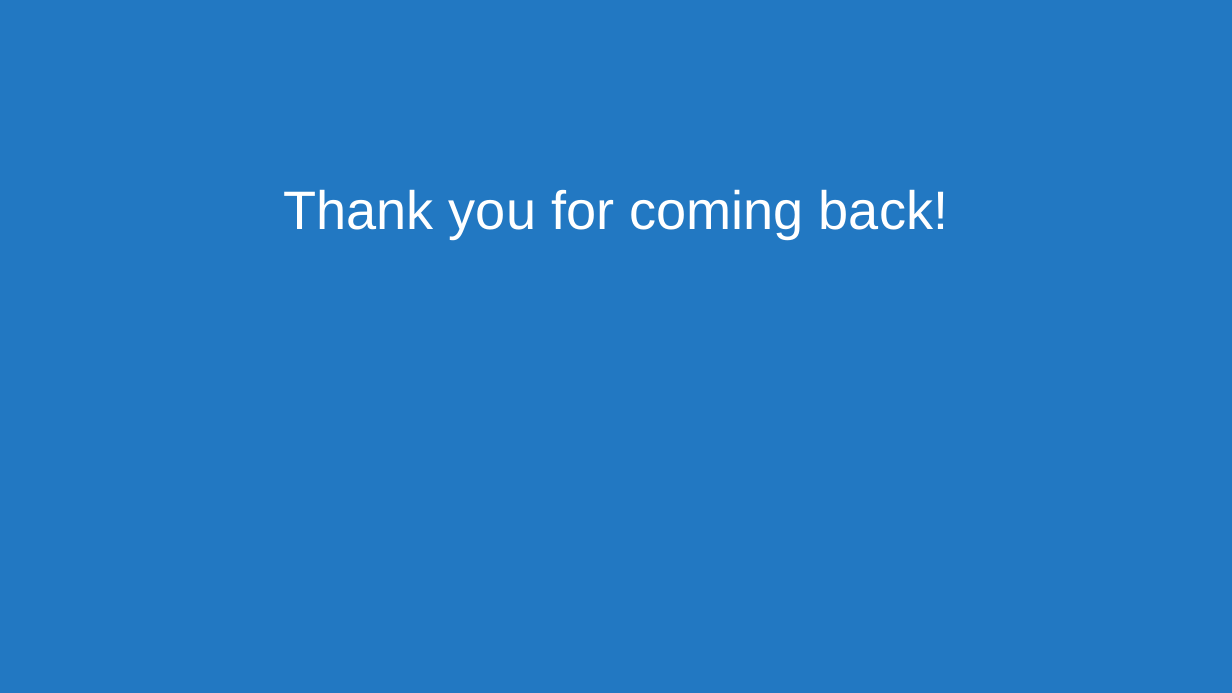
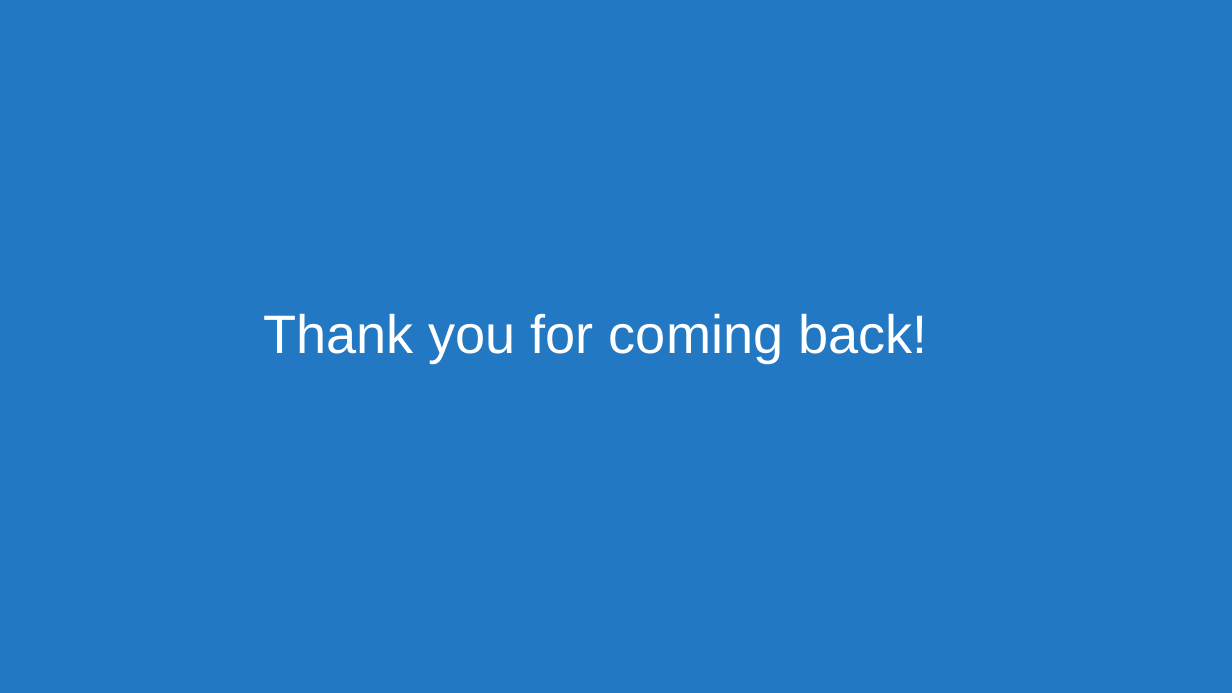
Before and after one commit to usds/SME-QA-Website, a slide deck: slide 22 of toolkit/job-analysis/job-analysis-presentation.pptx (slide 20 before the commit). Drawn at 1232x693 pixels with LibreOffice and Linux fonts; fonts in the diff are those of the drawing. Boxes give left, top, right and bottom in pixels: in the first picture for what was removed or moved away, otherwise in the second. Text is boxed around its words. In the diff, an @@ line names an element or a change of style, - is before the commit and + after.

```diff
--- a/toolkit/job-analysis/job-analysis-presentation.pptx
+++ b/toolkit/job-analysis/job-analysis-presentation.pptx
@@ title "Thank you for coming back!": place and size @@
-title "Thank you for coming back!" at box(284, 189, 948, 239)
+title "Thank you for coming back!" at box(263, 313, 927, 363)
```
Also in this commit, not shown: 14 other slides changed, 5 slides added, 1 slide removed, 2 other files.
